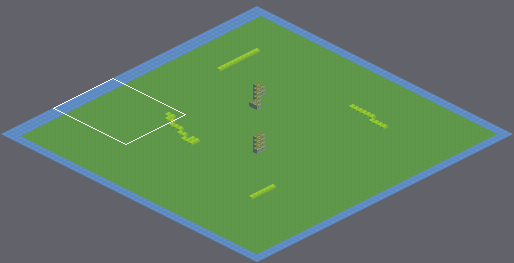
Tiled map, stored at tiledMap/testmap.tmx. The picture above shows the old version from afar; the outline marks the close-up.
Close-up. Before the commit:
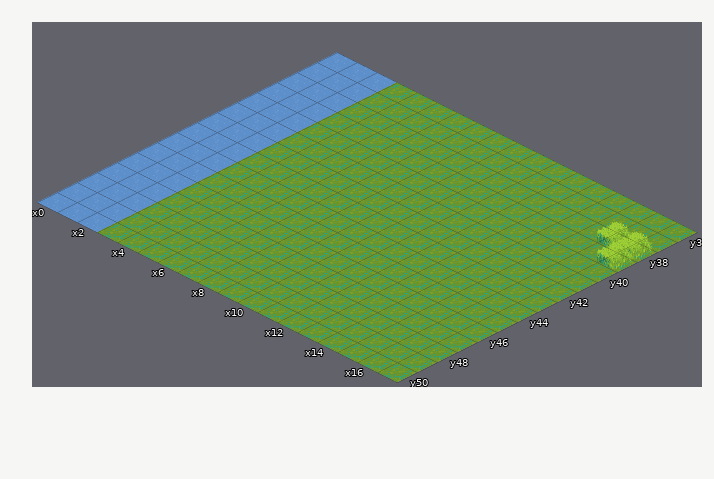
Cells are 64x32 px. Isometric: x runs down to the right, y down to the left. Shown: x 0..17, y 36..50. The commit also changed other parts of the map, which this record leaves out.
Once edited:
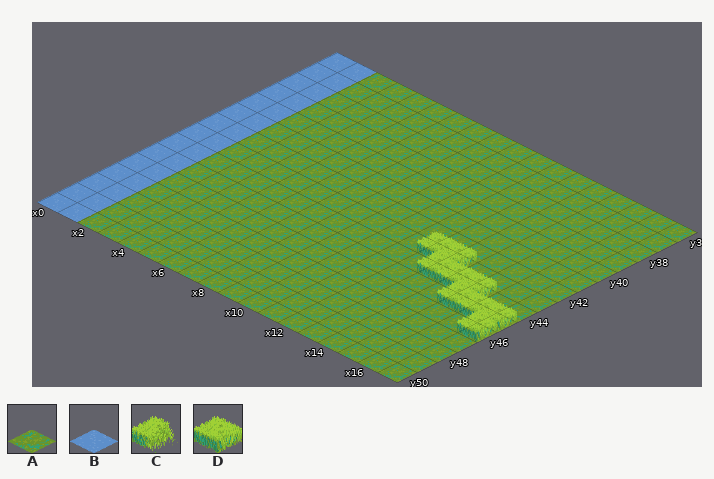
Key: from "outside": A 0, B 84, C 112, D 114.
_ is an empty cell.
Commit message: Make it impossible to walk on the water #380 (#388)
What changed:
Layer "Water":
y 36: x 2..17 BBBBBBBBBBBBBBBB -> ________________
y 37..38: x 2..4 BBB -> ___; x 15..17 BBB -> ___
y 39: x 2..4 BBB -> ___; x 16..17 BB -> __
y 40: x 2..4 BBB -> ___; x 17 B -> _
y 41: x 2..4 BBB -> ___
y 42: x 2..4 BBB -> ___; x 11..13 BBB -> ___
y 43: x 2..4 BBB -> ___; x 11..15 BBBBB -> _____
y 44: x 2..4 BBB -> ___; x 12..17 BBBBBB -> ______
y 45: x 2..4 BBB -> ___; x 13..17 BBBBB -> _____
y 46: x 2..4 BBB -> ___; x 14..17 BBBB -> ____
y 47: x 2..4 BBB -> ___; x 16..17 BB -> __
y 48..49: x 2..4 BBB -> ___
y 50: x 2..4 BBB -> ___; x 17 B -> _
Layer "Ground":
y 36..50: x 2 _ -> A
Layer "OnGround":
y 38: x 16..17 CC -> __
y 39: x 17 C -> _
y 43: x 12..13 __ -> DD
y 44: x 13..15 ___ -> DDD
y 45: x 15..17 ___ -> DDD
y 46: x 17 _ -> D
Pixel boxes of the changes (left, top, right, bottom) in both close-ups:
changed: (77, 72, 697, 382)
